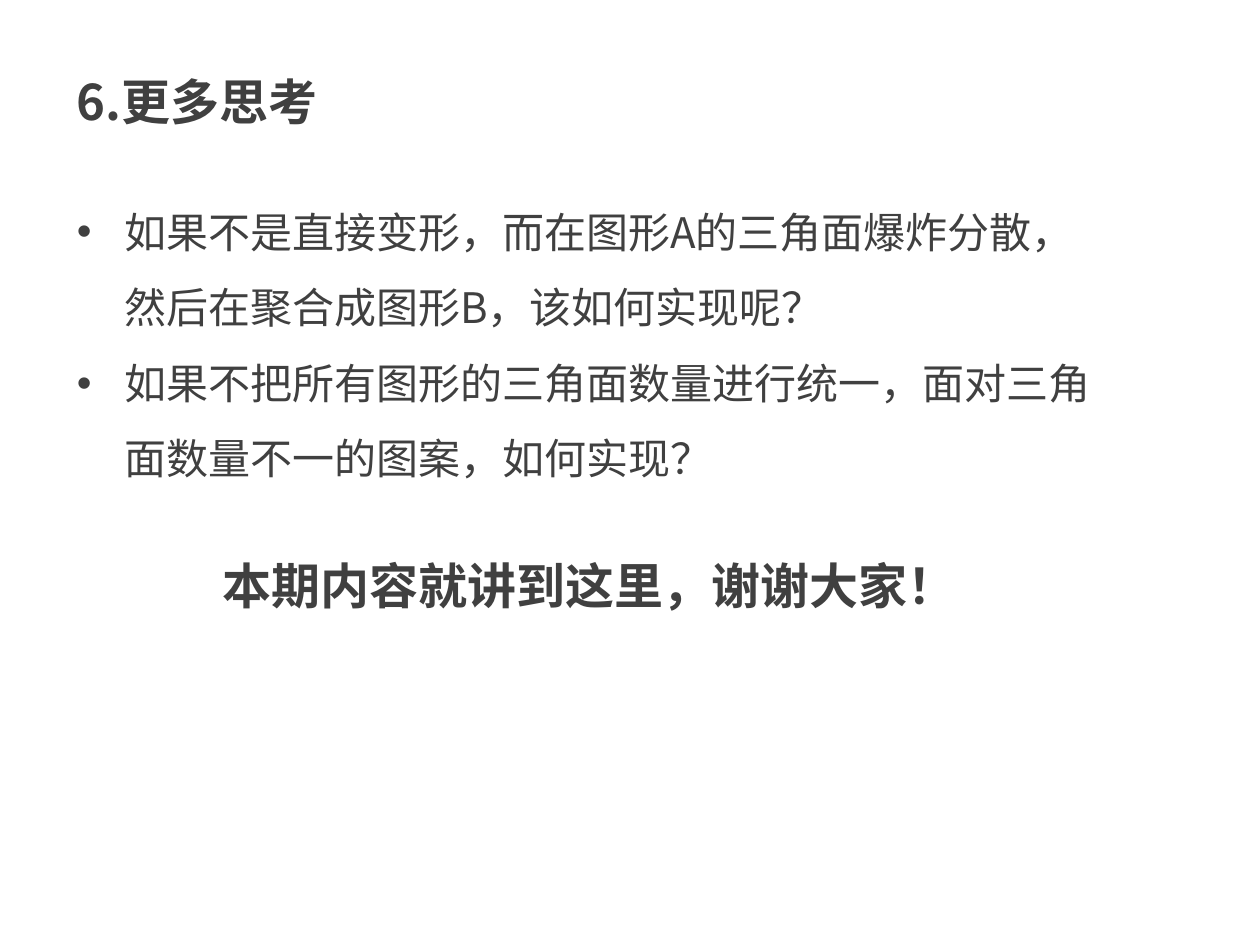
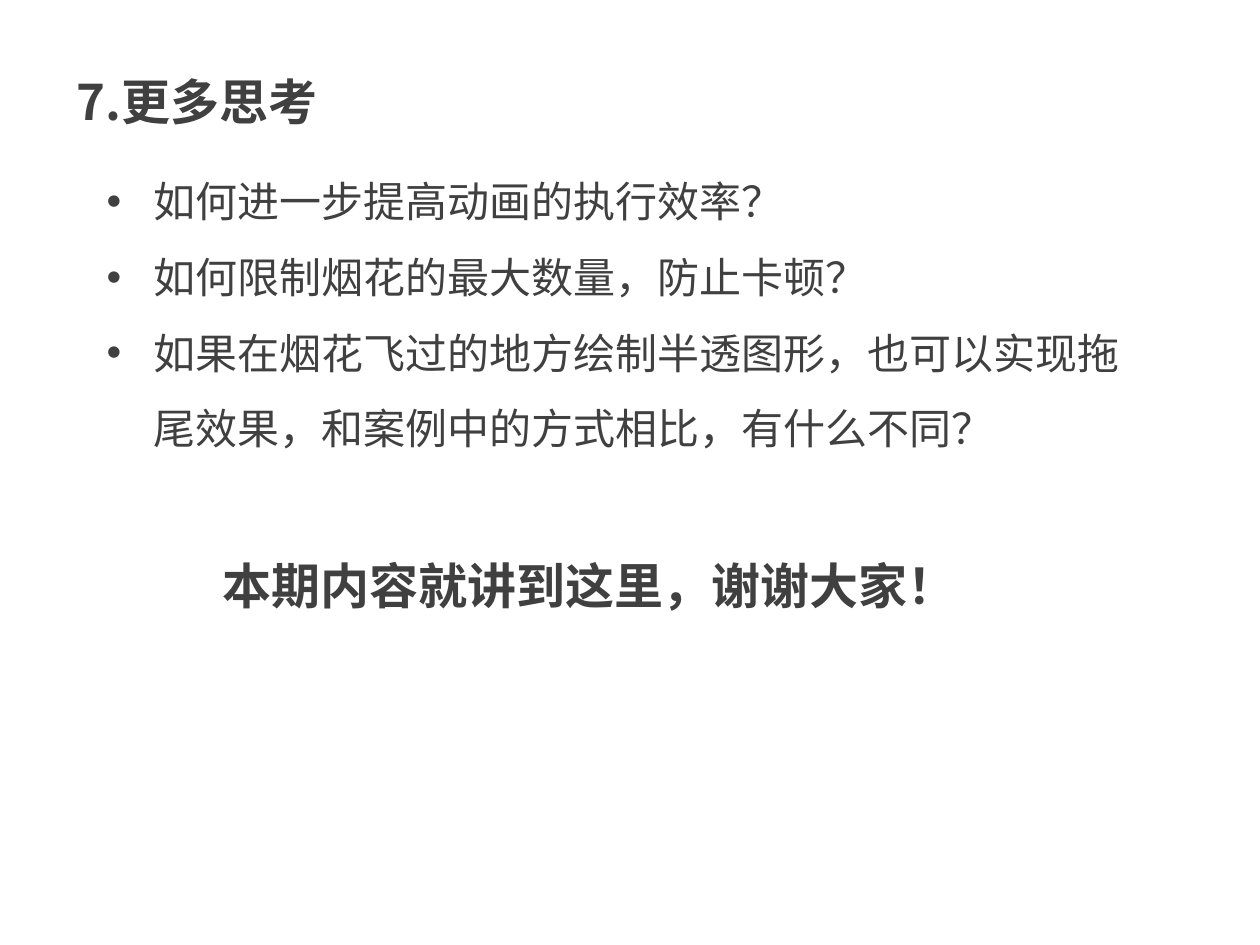
Before and after one commit to kong66/webAni, a slide deck: slide 39 of 24-svg-fireworks/24.pptx (slide 28 before the commit). Drawn at 1260x945 pixels with LibreOffice and Linux fonts; fonts in the diff are those of the drawing. Boxes give left, top, right and bottom in pixels: in the first picture for what was removed or moved away, otherwise in the second. Text is boxed around its words. In the diff, an @@ line names an element or a change of style, - is before the commit and + after.

```diff
--- a/24-svg-fireworks/24.pptx
+++ b/24-svg-fireworks/24.pptx
@@ text at [77, 78, 318, 125]: text changed @@
-6.更多思考
+7.更多思考
@@ text at [154, 181, 1120, 449]: text changed @@
-• 如果不是直接变形，而在图形A的三角面爆炸分散，然后在聚合成图形B，该如何实现呢？
-• 如果不把所有图形的三角面数量进行统一，面对三角面数量不一的图案，如何实现？
+• 如何进一步提高动画的执行效率？
+• 如何限制烟花的最大数量，防止卡顿？
+• 如果在烟花飞过的地方绘制半透图形，也可以实现拖尾效果，和案例中的方式相比，有什么不同？
```
Also in this commit, not shown: 7 other slides changed, 31 slides added, 20 slides removed, 1 other file.
